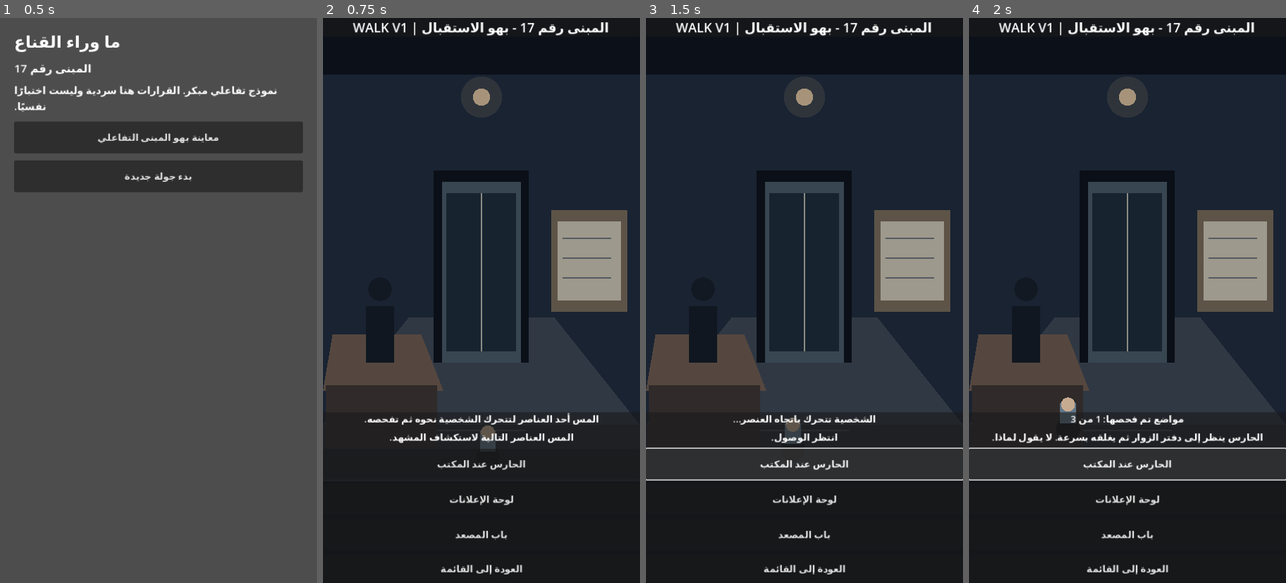
Above: before the commit, frames 1-4 (left to right).
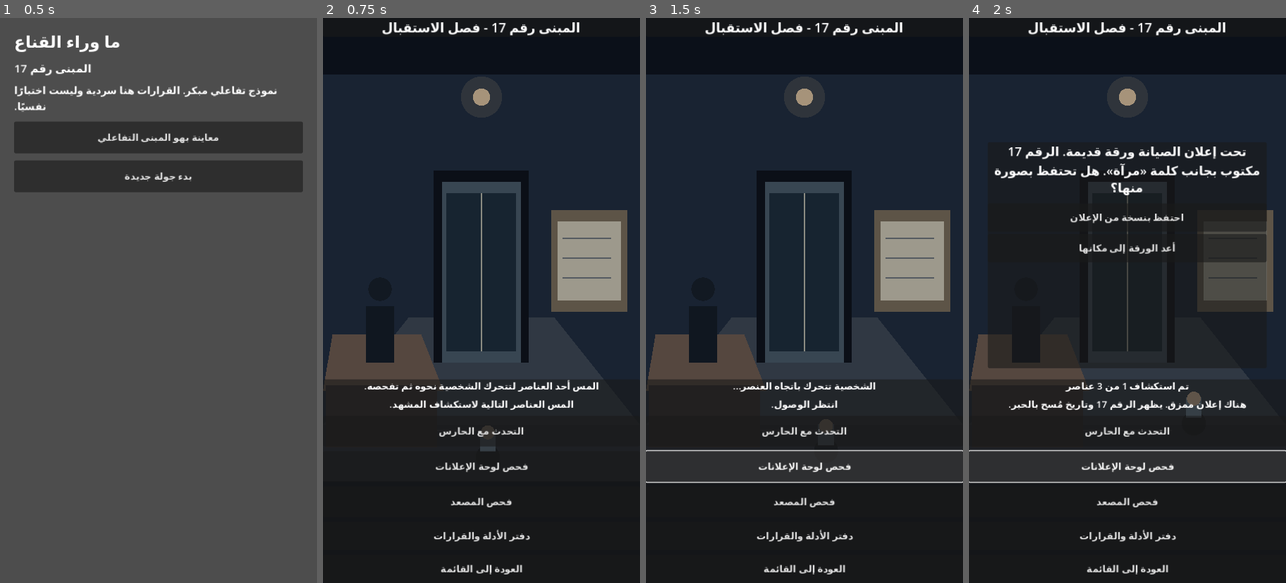
Above: after the commit, the same moments.

Repository: moh-ac-32000-del/Behind-the-Mask.-Private-
Game: Godot game, scene res://scenes/main.tscn
Same seed, same stepped clock (60 frames per second), same inputs: the game is played once before the commit and once after it.
Inputs (mouse positions are in pixels of both pictures, inside the frame that each line leads up to):
- Up to frame 1 (0.5 s): no input
- Up to frame 2 (0.75 s): click "معاينة بهو المبنى التفاعلي" at 0.5 s
- Up to frame 3 (1.5 s): click (804, 464) at 1.25 s, where only the run before the commit has a clickable "الحارس عند المكتب"
- Up to frame 4 (2 s): no input

Frame 1 is identical in both runs. In frame 2, 6.4% of the frame differs, in the area x 0-97%, y 0-93%; in frame 3, 7.1%; in frame 4, 18%, in the area x 0-100%, y 0-93%.

Commit message:
feat: lobby exploration vertical slice with free touch walking, dialogue choices, evidence notebook, persistent consequences and chapter ending

Diff:
--- a/scripts/lobby.gd
+++ b/scripts/lobby.gd
@@ -8,16 +8,25 @@
 var actor_position := Vector2(0.52, 0.77)
 var actor_destination := Vector2(0.52, 0.77)
 var pending_inspection := ""
+var flags := {"guard": false, "board": false, "lift": false}
+var choices := {}
+var dialogue: PanelContainer
+var dialogue_text: Label
+var dialogue_actions: VBoxContainer
+var notebook_panel: PanelContainer
+var notebook_text: Label
+var story_finished := false
+const LOBBY_SAVE := "user://lobby_progress.json"
 const WALK_SPEED := 0.32
 const DESTINATIONS := {"guard": Vector2(0.31, 0.72), "board": Vector2(0.71, 0.71), "lift": Vector2(0.52, 0.69)}
 
 func _process(delta: float) -> void:
-    if pending_inspection.is_empty():
+    if actor_position.distance_to(actor_destination) < 0.003:
         return
     var step := WALK_SPEED * delta
     actor_position = actor_position.move_toward(actor_destination, step)
     queue_redraw()
-    if actor_position.distance_to(actor_destination) < 0.003:
+    if actor_position.distance_to(actor_destination) < 0.003 and not pending_inspection.is_empty():
         var arrived := pending_inspection
         pending_inspection = ""
         _show_inspection(arrived)
@@ -33,7 +42,11 @@
 func _inspect_at(pos: Vector2) -> void:
     var x := pos.x / maxf(size.x, 1.0)
     var y := pos.y / maxf(size.y, 1.0)
-    if y >= 0.42 and y <= 0.67 and x <= 0.34:
+    if y >= 0.69 and y <= 0.81 and x >= 0.07 and x <= 0.93:
+        pending_inspection = ""
+        actor_destination = Vector2(clampf(x, 0.08, 0.92), clampf(y, 0.69, 0.80))
+        status.text = "تتحرك الشخصية إلى الموضع المحدد."
+    elif y >= 0.42 and y <= 0.67 and x <= 0.34:
         _inspect("guard")
     elif y >= 0.32 and y <= 0.54 and x >= 0.70:
         _inspect("board")
@@ -48,8 +61,11 @@
 
 func _show_inspection(key: String) -> void:
     visited[key] = true
+    flags[key] = true
     detail.text = responses[key]
-    status.text = "مواضع تم فحصها: %d من 3" % visited.size()
+    status.text = "تم استكشاف %d من 3 عناصر" % visited.size()
+    _open_dialogue(key)
+    _save_lobby()
 
 func _ready() -> void:
     var font_path := "res://assets/fonts/NotoSansArabic-Regular.ttf"
@@ -59,6 +75,8 @@
         theme.default_font = scene_font
     _build_ui()
     _build_touch_targets()
+    _build_story_panels()
+    _load_lobby()
     resized.connect(queue_redraw)
     queue_redraw()
 
@@ -130,7 +148,7 @@
     var top := PanelContainer.new()
     overlay.add_child(top)
     var top_label := Label.new()
-    top_label.text = "المبنى رقم 17 - بهو الاستقبال | WALK V1"
+    top_label.text = "المبنى رقم 17 - فصل الاستقبال"
     top_label.horizontal_alignment = HORIZONTAL_ALIGNMENT_CENTER
     top_label.add_theme_font_size_override("font_size",22)
     top.add_child(top_label)
@@ -155,9 +173,14 @@
     detail.autowrap_mode = TextServer.AUTOWRAP_WORD_SMART
     detail.horizontal_alignment = HORIZONTAL_ALIGNMENT_CENTER
     controls.add_child(detail)
-    _add_hotspot(controls, "الحارس عند المكتب", "guard", "الحارس ينظر إلى دفتر الزوار ثم يغلقه بسرعة. لا يقول لماذا.")
-    _add_hotspot(controls, "لوحة الإعلانات", "board", "هناك إعلان ممزق. يظهر الرقم 17 وتاريخ مُسح بالحبر.")
-    _add_hotspot(controls, "باب المصعد", "lift", "المصعد متوقف في طابق غير مذكور على اللوحة.")
+    _add_hotspot(controls, "التحدث مع الحارس", "guard", "")
+    _add_hotspot(controls, "فحص لوحة الإعلانات", "board", "")
+    _add_hotspot(controls, "فحص المصعد", "lift", "")
+    var journal := Button.new()
+    journal.text = "دفتر الأدلة والقرارات"
+    journal.custom_minimum_size.y = 48
+    journal.pressed.connect(_show_notebook)
+    controls.add_child(journal)
     var back := Button.new()
     back.text = "العودة إلى القائمة"
     back.custom_minimum_size.y = 48
@@ -170,3 +193,125 @@
     button.custom_minimum_size.y = 52
     button.pressed.connect(func(): _inspect(key))
     parent.add_child(button)
+
+func _build_story_panels() -> void:
+    dialogue = PanelContainer.new()
+    dialogue.set_anchors_and_offsets_preset(Control.PRESET_CENTER)
+    dialogue.anchor_left = 0.06
+    dialogue.anchor_right = 0.94
+    dialogue.anchor_top = 0.22
+    dialogue.anchor_bottom = 0.62
+    dialogue.offset_left = 0
+    dialogue.offset_right = 0
+    dialogue.offset_top = 0
+    dialogue.offset_bottom = 0
+    dialogue.visible = false
+    dialogue.mouse_filter = Control.MOUSE_FILTER_STOP
+    add_child(dialogue)
+    var column := VBoxContainer.new()
+    column.add_theme_constant_override("separation", 12)
+    dialogue.add_child(column)
+    dialogue_text = Label.new()
+    dialogue_text.autowrap_mode = TextServer.AUTOWRAP_WORD_SMART
+    dialogue_text.horizontal_alignment = HORIZONTAL_ALIGNMENT_CENTER
+    dialogue_text.add_theme_font_size_override("font_size", 21)
+    column.add_child(dialogue_text)
+    dialogue_actions = VBoxContainer.new()
+    column.add_child(dialogue_actions)
+    notebook_panel = PanelContainer.new()
+    notebook_panel.anchor_left = 0.06
+    notebook_panel.anchor_right = 0.94
+    notebook_panel.anchor_top = 0.22
+    notebook_panel.anchor_bottom = 0.62
+    notebook_panel.visible = false
+    add_child(notebook_panel)
+    var notebook_column := VBoxContainer.new()
+    notebook_panel.add_child(notebook_column)
+    notebook_text = Label.new()
+    notebook_text.autowrap_mode = TextServer.AUTOWRAP_WORD_SMART
+    notebook_column.add_child(notebook_text)
+    var close := Button.new()
+    close.text = "إغلاق الدفتر"
+    close.pressed.connect(func(): notebook_panel.hide())
+    notebook_column.add_child(close)
+
+func _open_dialogue(key: String) -> void:
+    dialogue.show()
+    for child in dialogue_actions.get_children():
+        child.queue_free()
+    match key:
+        "guard":
+            dialogue_text.text = "الحارس: تأخرت الليلة. لم أتوقع وصول ساكن جديد بعد منتصف الليل. هل تريد تسجيل اسمك؟"
+            _dialogue_choice("أعطه اسمك الحقيقي", "guard_identity", "real", "يسجل الحارس الاسم ثم يخفي صفحة سابقة من الدفتر.")
+            _dialogue_choice("استخدم اسمًا مستعارًا", "guard_identity", "alias", "يتردد الحارس، لكنه يقبل الاسم المستعار.")
+        "board":
+            dialogue_text.text = "تحت إعلان الصيانة ورقة قديمة. الرقم 17 مكتوب بجانب كلمة «مرآة». هل تحتفظ بصورة منها؟"
+            _dialogue_choice("احتفظ بنسخة من الإعلان", "notice", "copied", "أضفت قصاصة الإعلان إلى دفتر الأدلة.")
+            _dialogue_choice("أعد الورقة إلى مكانها", "notice", "left", "تركت الورقة كما كانت. قد تعود إليها لاحقًا.")
+        "lift":
+            if not flags["guard"] or not flags["board"]:
+                dialogue_text.text = "المصعد لا يستجيب. ربما يجدر بك سؤال الحارس وفحص لوحة الإعلانات أولًا."
+                _dialogue_close_button()
+            else:
+                dialogue_text.text = "أضاء زر الطابق السابع دون أن تلمسه. تسمع صوتًا يقول: «الاختبار بدأ». ماذا تفعل؟"
+                _dialogue_choice("اصعد إلى الطابق السابع", "ending", "up", "انغلق باب المصعد. في الداخل انعكاسك يتأخر عن حركتك. نهاية فصل الاستقبال.")
+                _dialogue_choice("ابتعد واطلب تفسيرًا", "ending", "wait", "ابتعدت عن المصعد. انطفأت الأضواء وظهر اسمك على شاشة الطابق. نهاية فصل الاستقبال.")
+
+func _dialogue_choice(caption: String, key: String, value: String, result: String) -> void:
+    var button := Button.new()
+    button.text = caption
+    button.custom_minimum_size.y = 48
+    button.pressed.connect(func():
+        choices[key] = value
+        if key == "ending":
+            story_finished = true
+        dialogue_text.text = result
+        for child in dialogue_actions.get_children():
+            child.queue_free()
+        _dialogue_close_button()
+        _save_lobby()
+    )
+    dialogue_actions.add_child(button)
+
+func _dialogue_close_button() -> void:
+    var close := Button.new()
+    close.text = "متابعة الاستكشاف"
+    close.custom_minimum_size.y = 48
+    close.pressed.connect(func(): dialogue.hide())
+    dialogue_actions.add_child(close)
+
+func _show_notebook() -> void:
+    dialogue.hide()
+    var lines := ["دفتر الأدلة", "العناصر المكتشفة: %d من 3" % visited.size()]
+    if flags["board"] and choices.get("notice", "") == "copied":
+        lines.append("دليل: إعلان قديم يذكر مشروع المرآة.")
+    if flags["guard"]:
+        lines.append("ملاحظة: الحارس يخفي صفحة من دفتر الزوار.")
+    if flags["lift"]:
+        lines.append("ملاحظة: المصعد يتوقف عند طابق غامض.")
+    if not choices.is_empty():
+        lines.append("قراراتك محفوظة محليًا: %d" % choices.size())
+    if story_finished:
+        lines.append("اكتمل فصل الاستقبال.")
+    notebook_text.text = "\n".join(PackedStringArray(lines))
+    notebook_panel.show()
+
+func _save_lobby() -> void:
+    var file := FileAccess.open(LOBBY_SAVE, FileAccess.WRITE)
+    if file != null:
+        file.store_string(JSON.stringify({"visited": visited, "flags": flags, "choices": choices, "finished": story_finished}))
+
+func _load_lobby() -> void:
+    if not FileAccess.file_exists(LOBBY_SAVE):
+        return
+    var file := FileAccess.open(LOBBY_SAVE, FileAccess.READ)
+    if file == null:
+        return
+    var parsed: Variant = JSON.parse_string(file.get_as_text())
+    if not parsed is Dictionary:
+        return
+    visited = parsed.get("visited", {})
+    flags = parsed.get("flags", flags)
+    choices = parsed.get("choices", {})
+    story_finished = bool(parsed.get("finished", false))
+    status.text = "استُعيد التقدم: %d عناصر مكتشفة" % visited.size()
